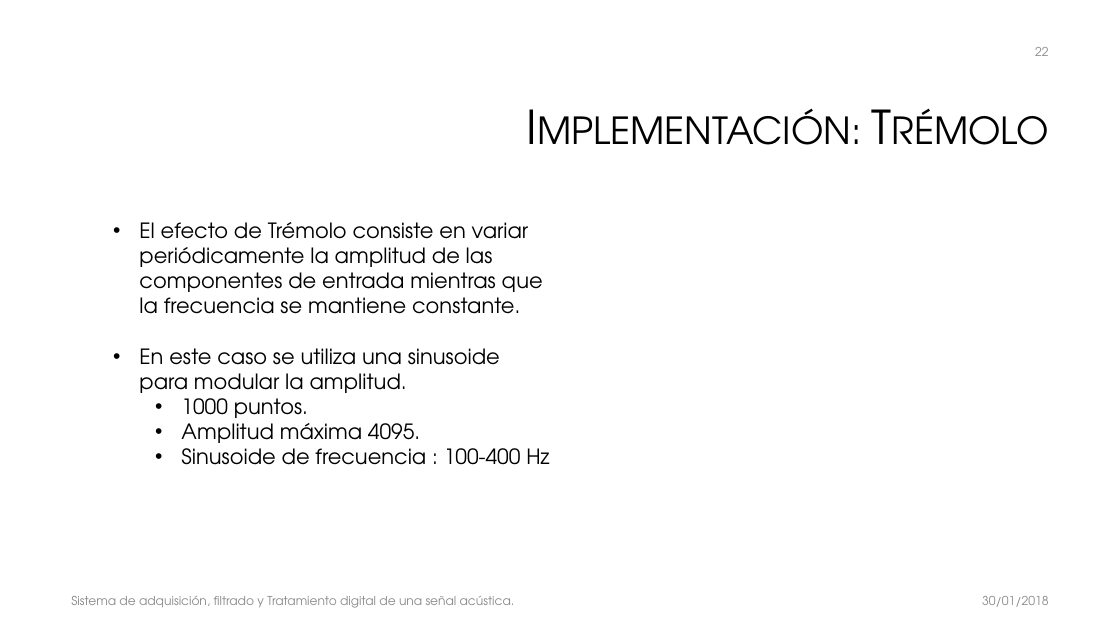
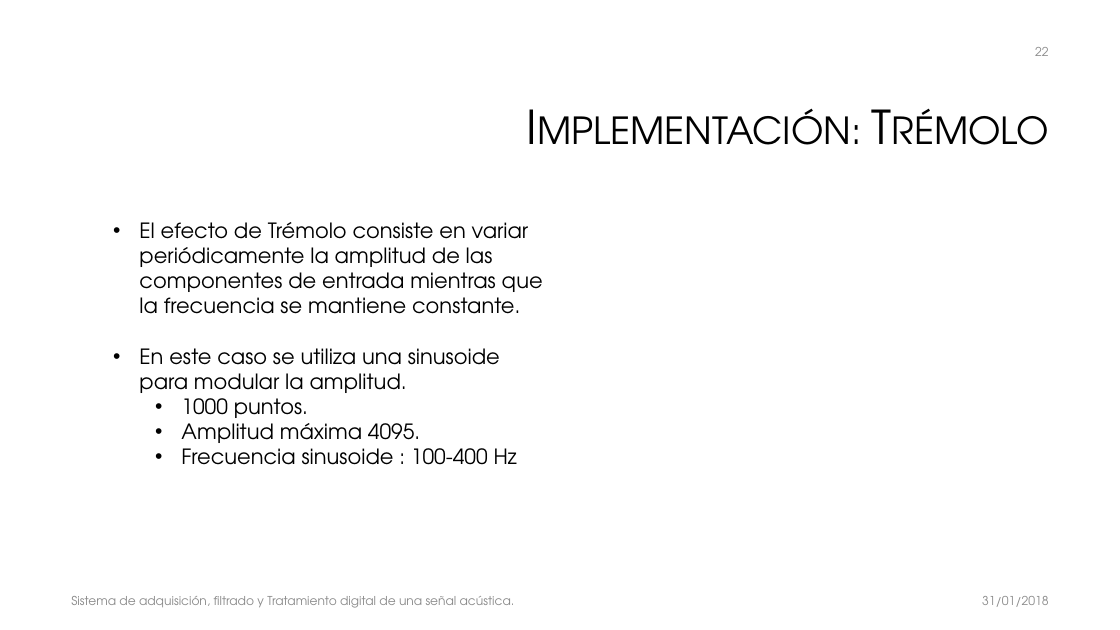
Before and after one commit to galledohm/Prueba1, a slide deck: slide 22 of Subsis/Presentación/Sistema de adquisición, filtrado y Tratamiento digital.pptx. Drawn at 1120x630 pixels with LibreOffice and Linux fonts; fonts in the diff are those of the drawing; background and template pictures are left out. Boxes give left, top, right and bottom in pixels: in the first picture for what was removed or moved away, otherwise in the second. Text is boxed around its words. In the diff, an @@ line names an element or a change of style, - is before the commit and + after.

```diff
--- a/Subsis/Presentación/Sistema de adquisición, filtrado y Tratamiento digital.pptx
+++ b/Subsis/Presentación/Sistema de adquisición, filtrado y Tratamiento digital.pptx
@@ text at (x1=181, y1=448, x2=517, y2=465): text changed @@
-    • Sinusoide de frecuencia : 100-400 Hz
+    • Frecuencia sinusoide : 100-400 Hz
@@ text at (x1=982, y1=596, x2=1048, y2=607): text changed @@
-30/01/2018
+31/01/2018
```
Also in this commit, not shown: 27 other slides changed.
